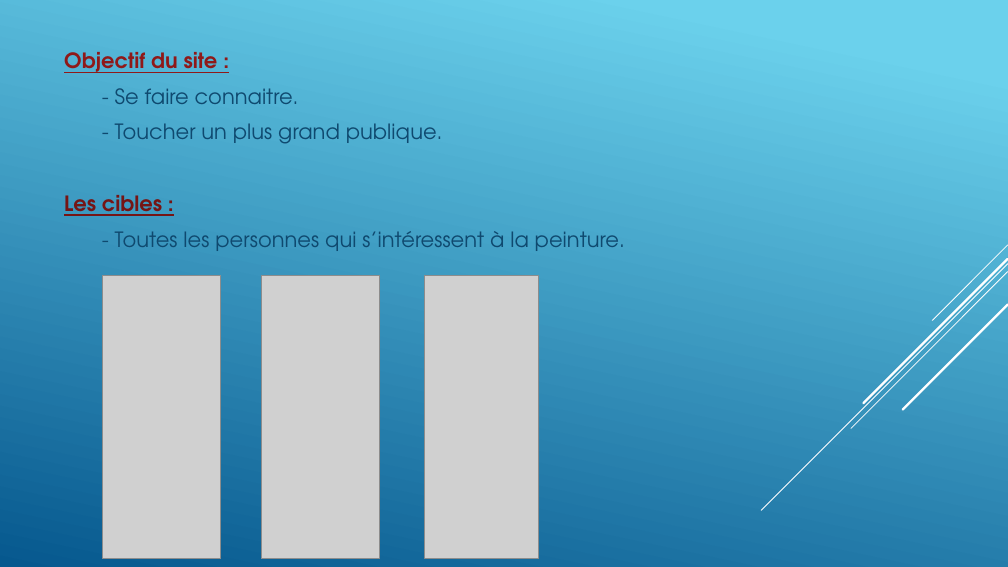
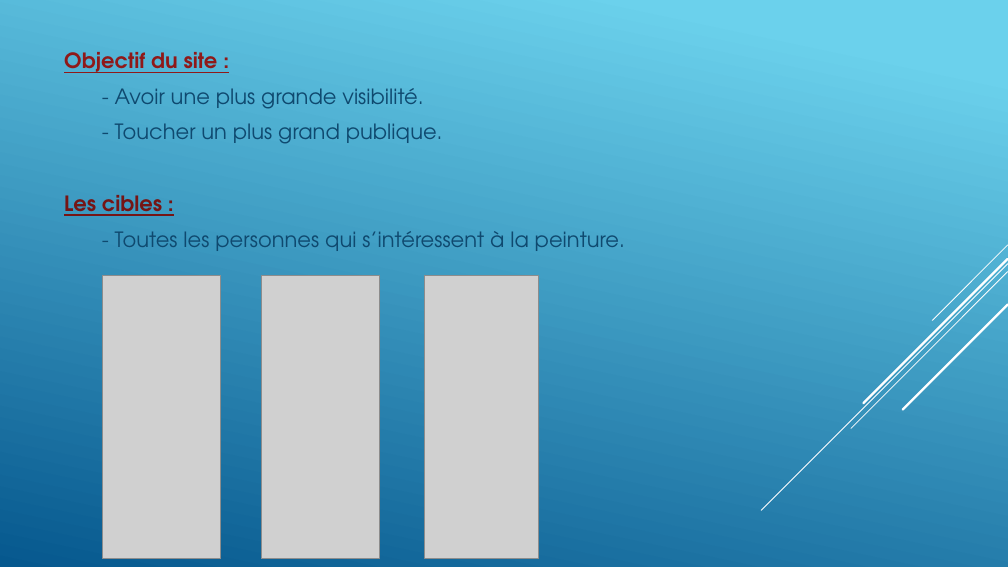
Before and after one commit to GillesP-dev/FilRouge, a slide deck: slide 3 of CDC/L_artiste.pptx. Drawn at 1008x567 pixels with LibreOffice and Linux fonts; fonts in the diff are those of the drawing; grey boxes stand for pictures. Boxes give left, top, right and bottom in pixels: in the first picture for what was removed or moved away, otherwise in the second. Text is boxed around its words. In the diff, an @@ line names an element or a change of style, - is before the commit and + after.

```diff
--- a/CDC/L_artiste.pptx
+++ b/CDC/L_artiste.pptx
@@ text at <box>115,88,423,109</box>: text changed @@
-- Se faire connaitre.
+- Avoir une plus grande visibilité.
```
Also in this commit, not shown: 1 other slide changed, 1 slide added.
